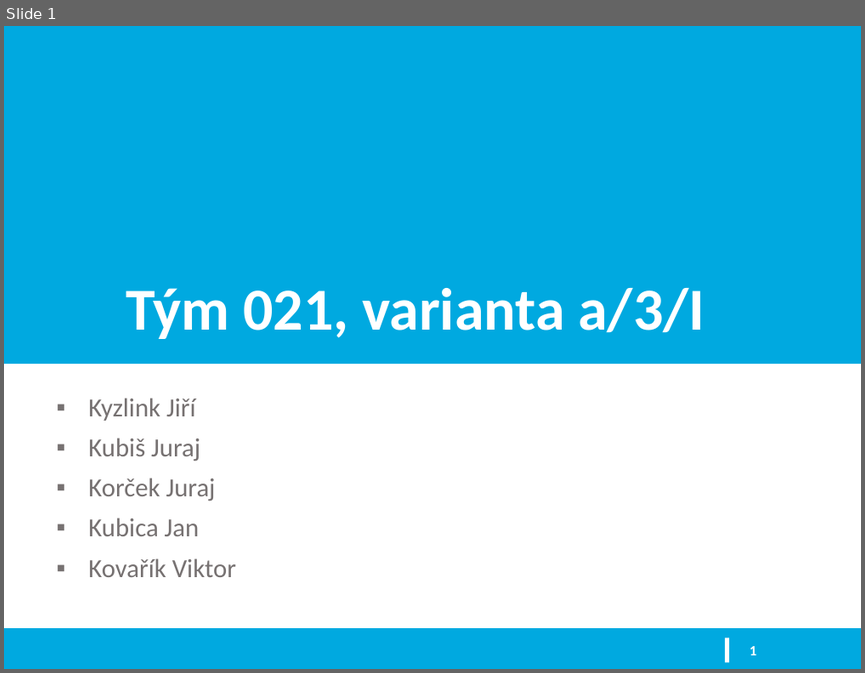
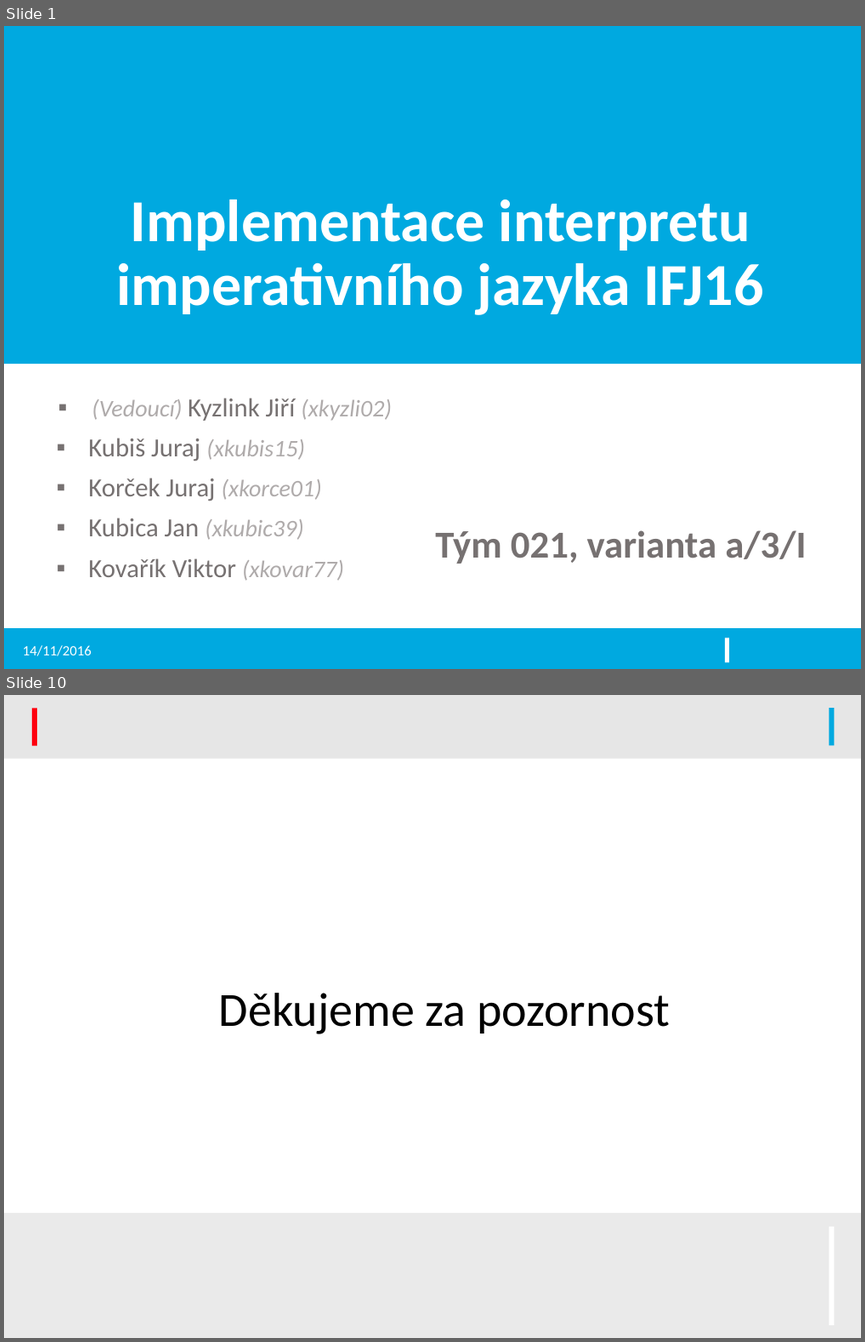
Before and after one commit to kysel/IFJ16, a slide deck: docs/prezentace.pptx. Shown one above the other, each under a label of ours: slide 1 before the commit, slides 1 and 10 after it; the slides between them are not shown. The pictures are 865x673 and 865x1342 pixels, drawn with LibreOffice and Linux fonts; fonts in the diff are those of the drawing; background and template pictures are left out. Boxes give left, top, right and bottom in pixels: in the first picture for what was removed or moved away, otherwise in the second. Text is boxed around its words. In the diff, an @@ line names an element or a change of style, - is before the commit and + after.

```diff
--- a/docs/prezentace.pptx
+++ b/docs/prezentace.pptx
@@ slide 10 added at <box>4,695,861,1338</box>, background #FFFFFF; not listed: 2 template elements that a slide beside it also shows @@
@@ rectangle added at <box>32,708,37,745</box>, fill #FE000F @@
@@ rectangle added at <box>829,708,834,745</box>, fill #00A9E0 @@
@@ title added at <box>219,993,670,1034</box>, 40 pt, text #000000 @@
+Děkujeme za pozornost
@@ rectangle added at <box>4,1213,861,1338</box>, fill #EAEAEA @@
@@ rectangle added at <box>829,1226,834,1325</box>, fill #FFFFFF @@
@@ slide 1 changed as well @@
@@ text added at <box>117,199,764,315</box>, 50 pt, text #FFFFFF, bold @@
+Implementace interpretu imperativního jazyka IFJ16
@@ subtitle at <box>88,397,392,580</box>: text changed; size 22 to 20 pt; text colour #767171 to #AFABAB; italic on @@
-▪ Kyzlink Jiří
-▪ Kubiš Juraj
-▪ Korček Juraj
-▪ Kubica Jan
-▪ Kovařík Viktor
+▪ (Vedoucí) Kyzlink Jiří (xkyzli02)
+▪ Kubiš Juraj (xkubis15)
+▪ Korček Juraj (xkorce01)
+▪ Kubica Jan (xkubic39)
+▪ Kovařík Viktor (xkovar77)
@@ title "Tým 021, varianta a/3/I": place and size @@
-title "Tým 021, varianta a/3/I" at <box>126,288,704,339</box>
+title "Tým 021, varianta a/3/I" at <box>435,530,806,563</box>
@@ title "Tým 021, varianta a/3/I" at <box>435,530,806,563</box>: size 50 to 32 pt, text colour #FFFFFF to #767171 @@
@@ text added at <box>23,645,92,656</box>, 12 pt, text #FFFFFF @@
+14/11/2016
@@ page number removed at <box>749,646,756,655</box> @@
-1
```
Also in this commit, not shown: 8 other slides added, 2 slides removed.
